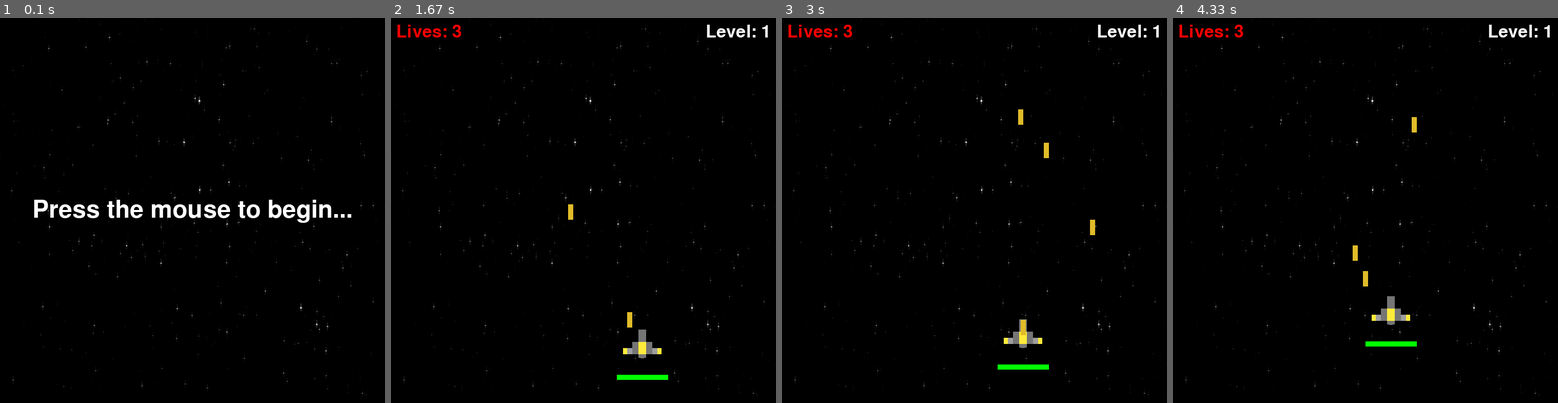
Above: before the commit, frames 1-4 (left to right).
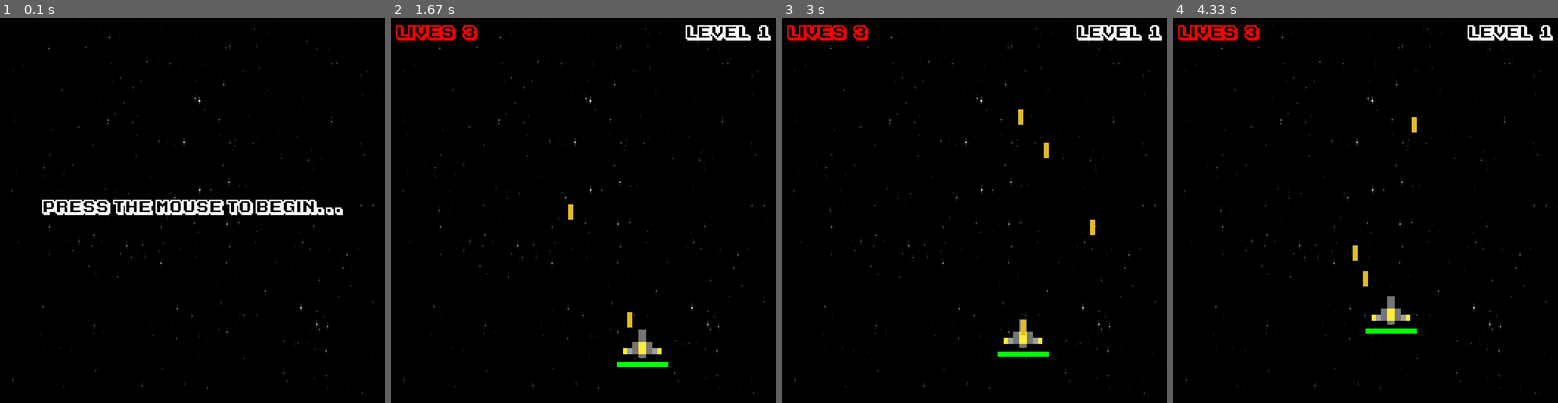
Above: after the commit, the same moments.

Repository: Kuran-Bertalan/Python-Projects
Game: pygame game, started from Pygame/Space Shooter/main.py
The game is run twice, just before and just after one commit, with the same random seed, the same clock (stepped at 60 frames per second) and the same inputs.
Inputs:
- Up to frame 1 (0.1 s): no input
- Up to frame 2 (1.67 s): click "Level: 0" at 0.38 s; tap Space at 0.67, 1.07, 1.37, 1.57 s; hold D 1-1.47 s; hold W from 1.5 s (still down)
- Up to frame 3 (3 s): release W at 1.8 s; hold D 1.83-2.3 s; tap Space at 1.9, 2.2, 2.4, 2.7, 2.97 s; hold A 2.33-2.87 s; hold S from 2.9 s (still down)
- Up to frame 4 (4.33 s): release S at 3.2 s; hold A 3.23-3.63 s; tap Space at 3.3, 3.6, 3.73, 4.13 s; hold W 3.67-4.03 s; hold D from 4.07 s (still down)

The runs differ from the first frame. In frame 1, 2.3% of the frame differs, in the area x 8-92%, y 47-54%; in frame 2, 1.4%; in frame 3, 1.4%; in frame 4, 1.4%.

Commit message:
Added sounds for Space Shooter

Diff:
--- a/Pygame/Space Shooter/main.py
+++ b/Pygame/Space Shooter/main.py
@@ -2,14 +2,15 @@
 import os
 import time
 import random
-pygame.font.init()
-
+
+pygame.mixer.pre_init(frequency= 44100, size= 16, channels= 1, buffer=512)
+pygame.init()
 # Display set
 WIDTH, HEIGHT = 750, 750
 WIN = pygame.display.set_mode((WIDTH, HEIGHT))
 
 # Caption
-
+game_font = pygame.font.Font('ka1.ttf', 30)
 pygame.display.set_caption("Space Shooter")
 
 # Load Images
@@ -31,6 +32,18 @@
 # Background
 
 BG = pygame.transform.scale(pygame.image.load(os.path.join("assets", "background-black.png")), (WIDTH, HEIGHT))
+
+# Sounds
+
+background = pygame.mixer.Sound('sounds/Background.wav')
+hit_collision = pygame.mixer.Sound('sounds/Player_Collision.wav')
+enemy_death = pygame.mixer.Sound('sounds/Enemy_Death.wav')
+enemy_shoot = pygame.mixer.Sound('sounds/Enemy_Shoot.wav')
+player_shoot = pygame.mixer.Sound('sounds/Player_Shoot.wav')
+player_hit = pygame.mixer.Sound('sounds/Player_Hit.wav')
+player_death = pygame.mixer.Sound('sounds/Player_Death.wav')
+lives_lost = pygame.mixer.Sound('sounds/Lives_Lost.wav')
+next_level = pygame.mixer.Sound('sounds/Next_Level.wav')
 
 
 class Laser:
@@ -79,6 +92,7 @@
             elif laser.collision(obj):
                 obj.health -= 20
                 self.lasers.remove(laser)
+                player_hit.play()
 
     def cooldown(self):
         if self.cool_down_counter >= self.COOLDOWN_TIMER:
@@ -91,6 +105,10 @@
             laser = Laser(self.x, self.y, self.laser_img)
             self.lasers.append(laser)
             self.cool_down_counter = 1
+            if self.__class__ == Player:
+                player_shoot.play()
+            if self.__class__ == Enemy and not laser.off_screen(HEIGHT):
+                enemy_shoot.play()
 
     def get_width(self):
         return self.ship_img.get_width()
@@ -128,9 +146,9 @@
 
     def healthbar(self, window):
         pygame.draw.rect(window, (255,0,0),
-                         (self.x, self.y + self.ship_img.get_height() + 10, self.ship_img.get_width(), 10))
+                         (self.x, self.y + self.ship_img.get_height() - 15, self.ship_img.get_width(), 10))
         pygame.draw.rect(window, (0,255,0),
-                         (self.x, self.y + self.ship_img.get_height() + 10, self.ship_img.get_width() * (self.health/self.max_health), 10))
+                         (self.x, self.y + self.ship_img.get_height() - 15, self.ship_img.get_width() * (self.health/self.max_health), 10))
 
 
 class Enemy(Ship):
@@ -160,8 +178,11 @@
     FPS = 60
     level = 0
     lives = 3
-    main_font = pygame.font.SysFont("comicsans", 50)
-    lost_font = pygame.font.SysFont("comicsans", 60)
+    main_font = pygame.font.Font('ka1.ttf', 30)
+    lost_font = pygame.font.Font('ka1.ttf', 30)
+
+    # Background Song
+    background.play()
 
     # Enemies
     enemies = []
@@ -199,6 +220,7 @@
         if lost:
             lost_label = lost_font.render("You Lost!!", 1, (255,255,255))
             WIN.blit(lost_label, (WIDTH/2 - lost_label.get_width()/2, 350))
+            player_death.play()
 
         pygame.display.update()
 
@@ -217,6 +239,7 @@
                 continue
 
         if len(enemies) == 0:
+            next_level.play()
             level += 1
             wave_length += 5
             for i in range(wave_length):
@@ -251,19 +274,20 @@
             if collide(enemy, player):
                 player.health -= 10
                 enemies.remove(enemy)
+                hit_collision.play()
             elif enemy.y + enemy.get_height() > HEIGHT:
                 lives -= 1
                 enemies.remove(enemy)
+                lives_lost.play()
 
         player.move_lasers(-laser_vel, enemies)
 
 
 def main_menu():
-    title_font = pygame.font.SysFont("comicsans", 70)
     run = True
     while run:
         WIN.blit(BG, (0,0))
-        title_label = title_font.render("Press the mouse to begin...", 1, (255,255,255))
+        title_label = game_font.render("Press the mouse to begin...", 1, (255,255,255))
         WIN.blit(title_label, (WIDTH/2 - title_label.get_width()/2, 350))
         pygame.display.update()
         for event in pygame.event.get():
@@ -271,6 +295,7 @@
                 run = False
             if event.type == pygame.MOUSEBUTTONDOWN:
                 main()
+        pygame.mixer.stop()
     pygame.quit()
 
 
Binary file added: Pygame/Space Shooter/ka1.ttf
Not shown, added: Pygame/Space Shooter/sounds/Background.wav
Not shown, added: Pygame/Space Shooter/sounds/Enemy_Death.wav
Not shown, added: Pygame/Space Shooter/sounds/Enemy_Shoot.wav
Not shown, added: Pygame/Space Shooter/sounds/Lives_Lost.wav
Not shown, added: Pygame/Space Shooter/sounds/Next_Level.wav
Not shown, added: Pygame/Space Shooter/sounds/Pickup.wav
Not shown, added: Pygame/Space Shooter/sounds/Player_Collision.wav
Not shown, added: Pygame/Space Shooter/sounds/Player_Death.wav
Not shown, added: Pygame/Space Shooter/sounds/Player_Hit.wav
Not shown, added: Pygame/Space Shooter/sounds/Player_Shoot.wav
